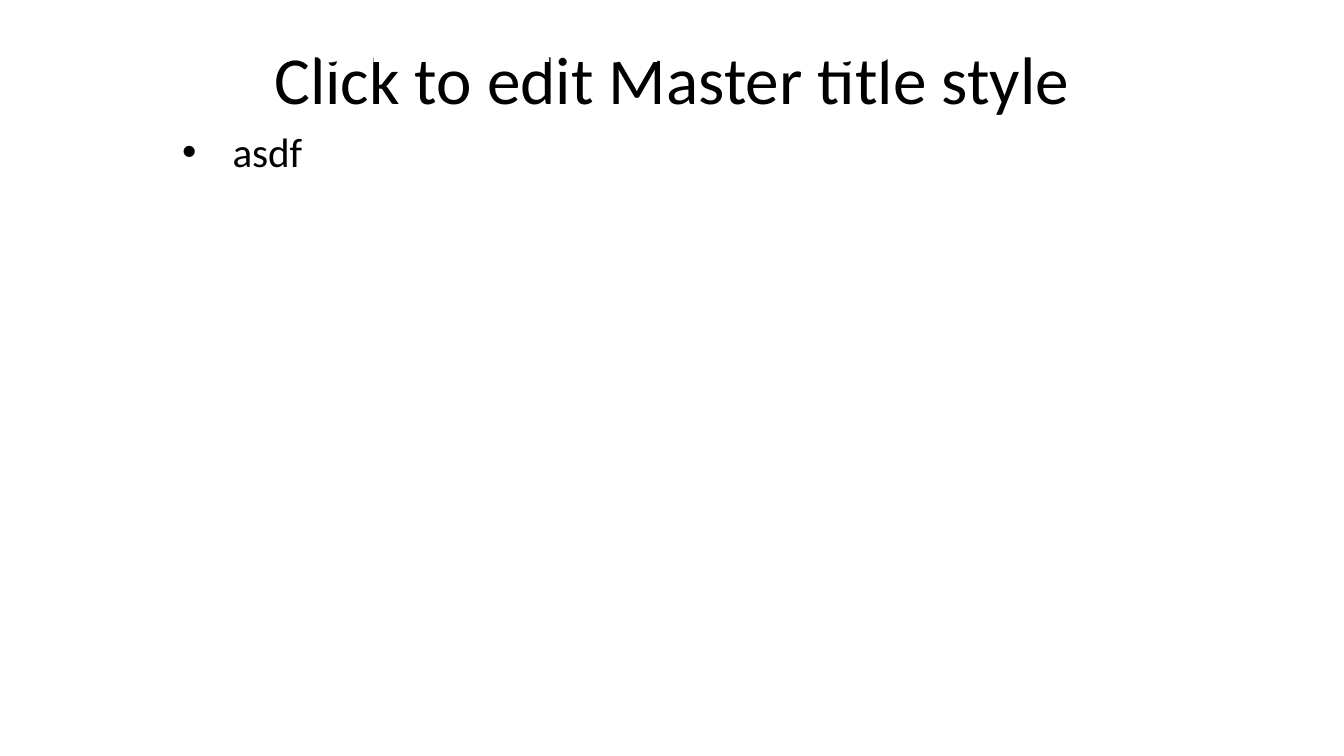
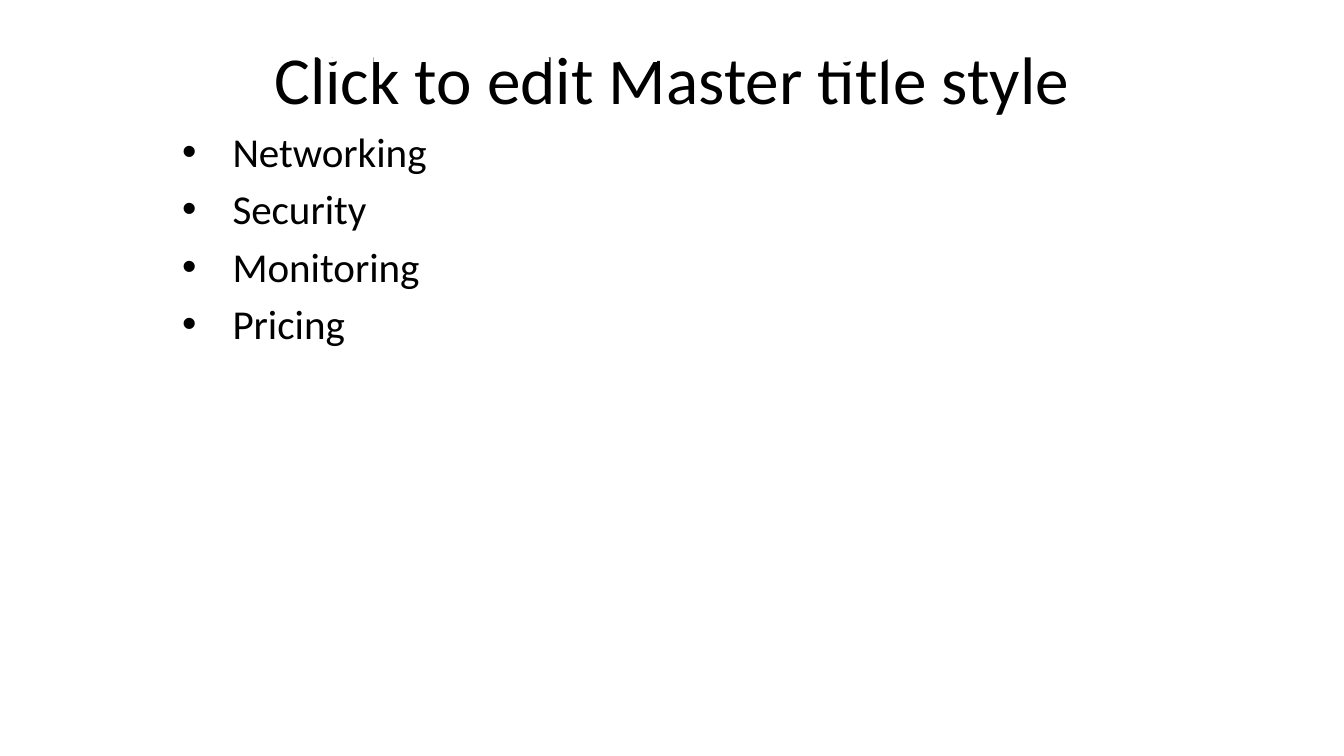
Before and after one commit to timothywarner/awsazure, a slide deck: slide 4 of warner-azure-aws.pptx. Drawn at 1344x756 pixels with LibreOffice and Linux fonts; fonts in the diff are those of the drawing; background and template pictures are left out. Boxes give left, top, right and bottom in pixels: in the first picture for what was removed or moved away, otherwise in the second. Text is boxed around its words. In the diff, an @@ line names an element or a change of style, - is before the commit and + after.

```diff
--- a/warner-azure-aws.pptx
+++ b/warner-azure-aws.pptx
@@ text at [233, 138, 427, 346]: text changed @@
-• asdf
+• Networking
+• Security
+• Monitoring
+• Pricing
```
Also in this commit, not shown: 1 other slide changed, 12 slides added, 1 other file.
